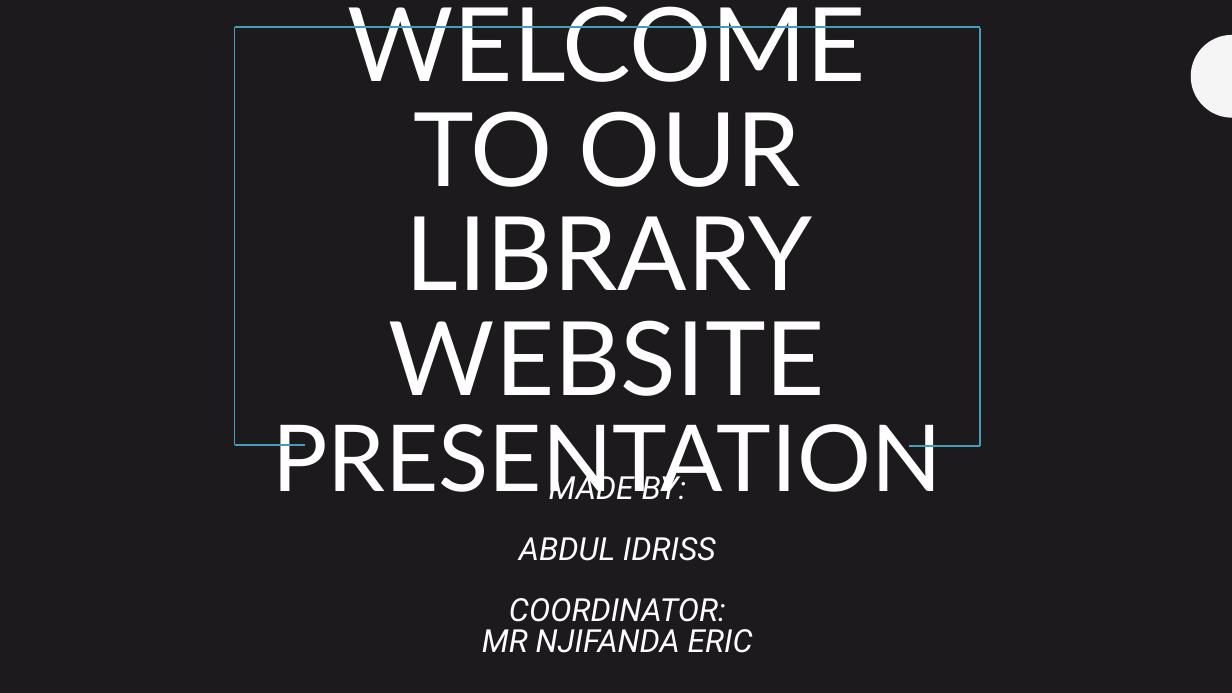
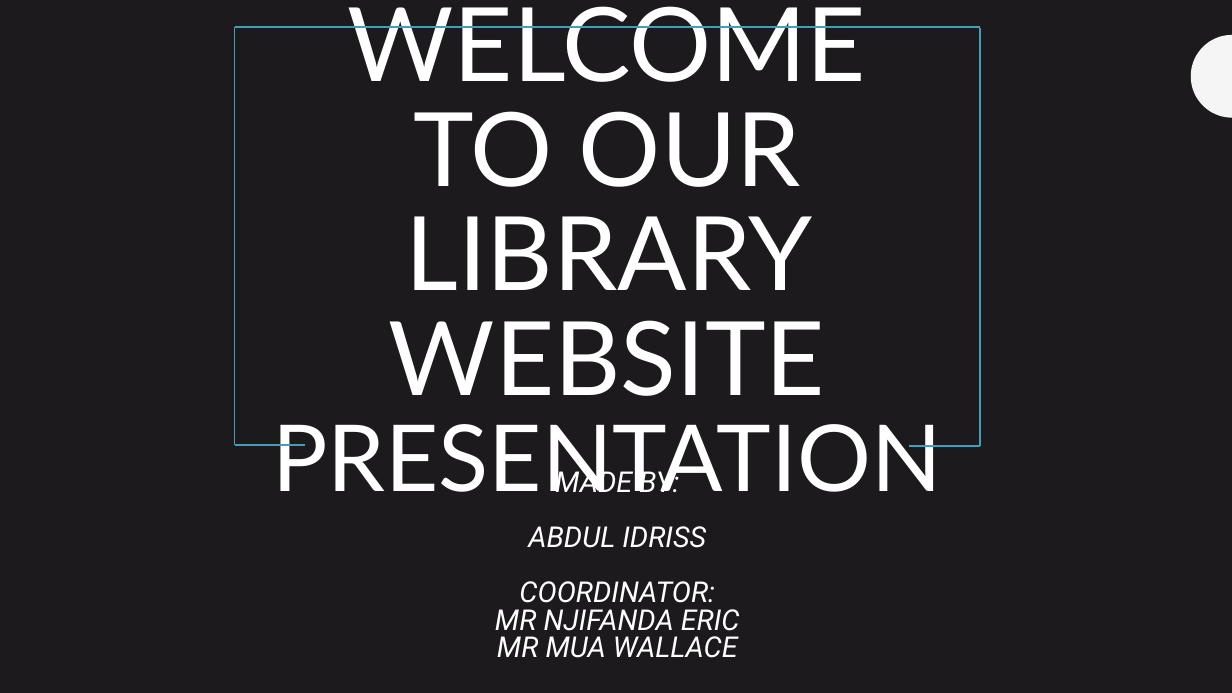
Before and after one commit to AbdoulIdriss/AbdoulIdriss.github.io, a slide deck: slide 1 of WELCOME TO OUR LIBRARY WEBSITRE PRESENTATION.pptx. Drawn at 1232x693 pixels with LibreOffice and Linux fonts; fonts in the diff are those of the drawing; background and template pictures are left out. Boxes give left, top, right and bottom in pixels: in the first picture for what was removed or moved away, otherwise in the second. Text is boxed around its words. In the diff, an @@ line names an element or a change of style, - is before the commit and + after.

```diff
--- a/WELCOME TO OUR LIBRARY WEBSITRE PRESENTATION.pptx
+++ b/WELCOME TO OUR LIBRARY WEBSITRE PRESENTATION.pptx
@@ subtitle at box(495, 465, 740, 637): size 24.8 to 22.4 pt in "MADE BY:", "ABDUL IDRISS", "COORDINATOR:", "MR NJIFANDA ERIC" @@
@@ subtitle at box(497, 636, 738, 658): paragraph added @@
+MR MUA WALLACE
```
Also in this commit, not shown: 1 other file.
